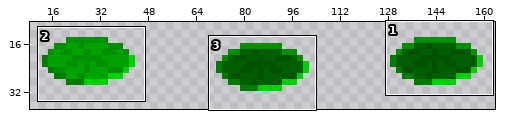
File history of a sprite sheet, assets/graphics/lilypad_map_stepped-on.png. Above: a wide view before the commit, with the close-up outlined.
Close-up. As it was:
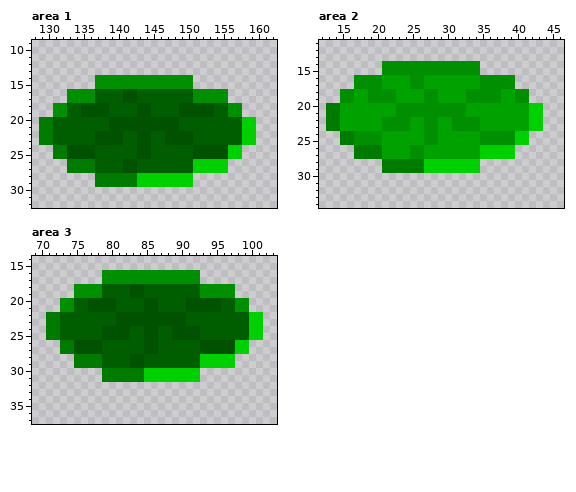
The file is 174x45 pixels. Shown: area 1: x 128..162, y 9..32; area 2: x 12..46, y 11..34; area 3: x 69..103, y 14..37. The wide view leaves out empty margins.
New version:
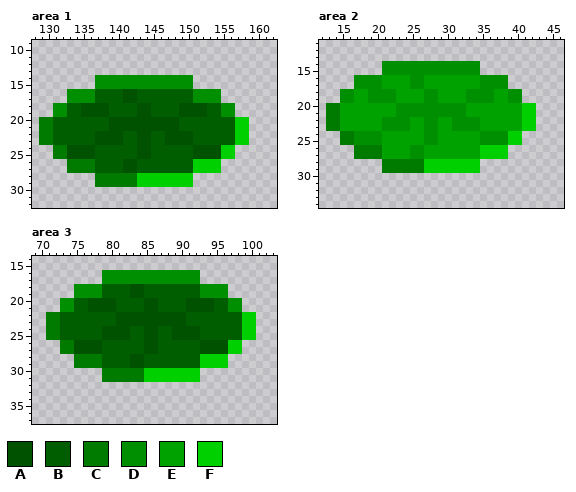
Palette (. is transparent): A #005201  B #005d00  C #007b00  D #008f00  E #00a200  F #00cf00
Edits made:
Area 1:
y 16..17: x 155 D -> .
y 18..19: x 153 A -> B; x 155 B -> D; x 157 D -> .
y 20..23: x 157 B -> F; x 159 F -> .
y 24..25: x 155 A -> F; x 157 F -> .
y 26..27: x 155 F -> .
Area 2:
y 16..17: x 39 D -> .
y 18..19: x 37 D -> E; x 39 E -> D; x 41 D -> .
y 20..23: x 41 E -> F; x 43 F -> .
y 24..25: x 39 D -> F; x 41 F -> .
y 26..27: x 39 F -> .
Area 3:
y 18..19: x 97 D -> .
y 20..21: x 95 A -> B; x 97 B -> D; x 99 D -> .
y 22..25: x 99 B -> F; x 101 F -> .
y 26..27: x 97 A -> F; x 99 F -> .
y 28..29: x 97 F -> .
